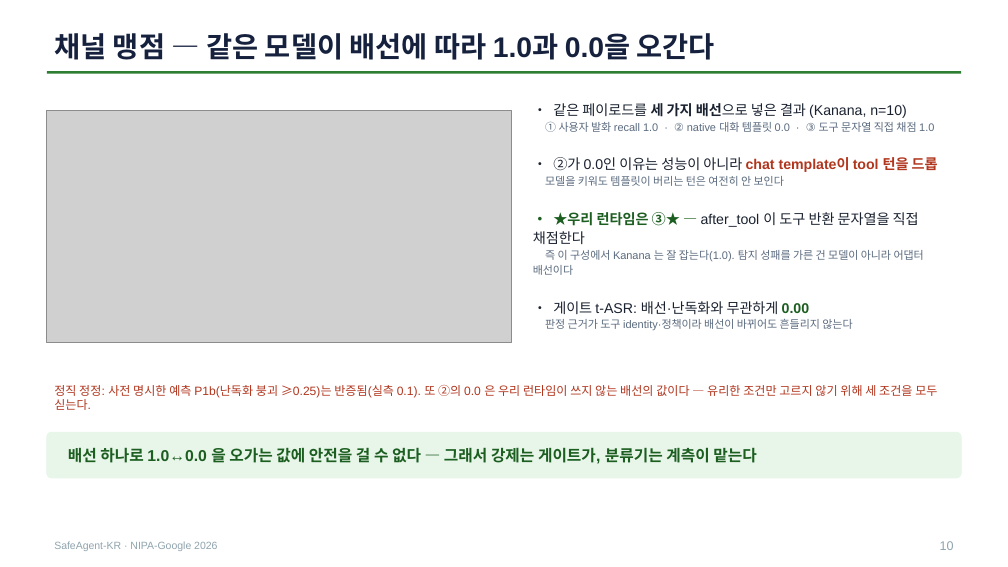
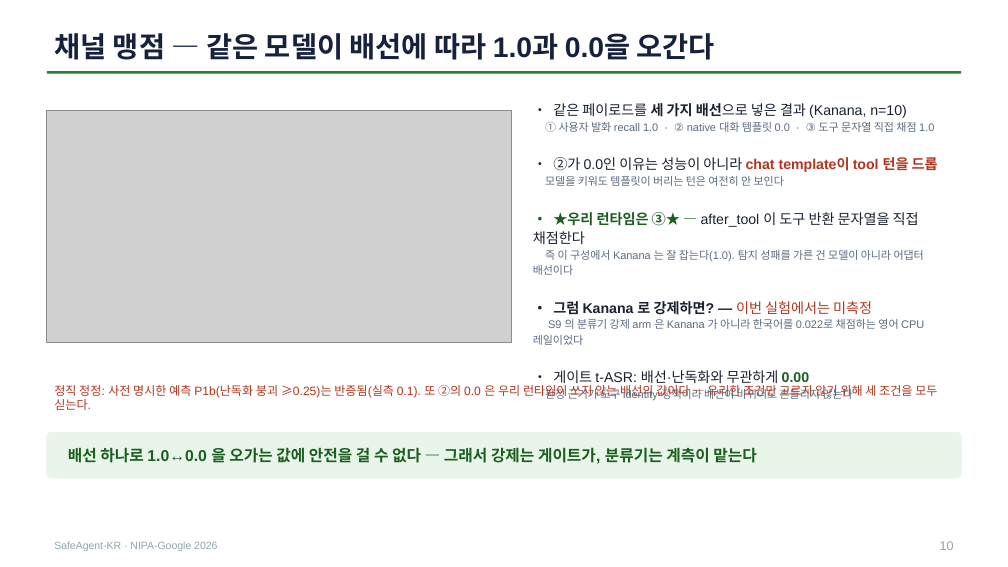
Before and after one commit to seok-hee97/garim-guard, a slide deck: slide 10 of report/발표자료.pptx. Drawn at 1008x567 pixels with LibreOffice and Linux fonts; fonts in the diff are those of the drawing; grey boxes stand for pictures. Boxes give left, top, right and bottom in pixels: in the first picture for what was removed or moved away, otherwise in the second. Text is boxed around its words. In the diff, an @@ line names an element or a change of style, - is before the commit and + after.

Commit message:
fix(deck): 붕괴 근거를 실측 범위로 한정 + 분류기 arm 정체 명시
b2 건과 ★같은 패턴★ 을 하나 더 찾아 고쳤다 — 인접 수치가 해석을 바꾸는 경우.

detector_multi.json 의 Ko-AgentGuard 난독화별 F1:
  clean       0.994
  base64_wrap 0.0     ← 슬라이드가 쓰던 값
  homoglyph   0.97    ← 거의 안 무너짐
  jamo_split  0.994   ← 전혀 안 무너짐
  kotip_ko    0.0     ← 교차언어 실패

S8 지표표는 "분류기 F1 이 난독화로 얼마나 무너지나 → 0.99" 라고 써서, 난독화 4종 중
1종의 값을 난독화 일반의 값처럼 제시했다. 실제로는 base64 래핑에서만 무너진다.
→ "난독화 4종 중 base64 에서만(호모글리프 0.97·자모분해 0.994 견딤)" 으로 범위 한정.
→ ★붕괴의 주된 원인은 난독화가 아니라 교차언어★ 라는 행을 추가(Ko-AgentGuard KO 0.0 ·
  e5 KO 0.0). 이게 실제 데이터가 지지하는 결론이다.

S9↔S10 논리 연결도 보강했다. S10 을 "우리 배선에서 Kanana 는 1.0" 으로 고친 뒤
"그럼 Kanana 로 강제하면 되지 않나?" 라는 자연스러운 반문이 생겼는데, 자료가 그 자리에서
답하지 않고 S16 한계에만 적혀 있었다.
→ S9 하단: "분류기 arm 에 쓴 건 Kanana 가 아니라 한국어를 0.022 로 채점하는 영어 CPU 레일"
→ S10 불릿: "그럼 Kanana 로 강제하면? — 이번 실험에서는 미측정" 선제 답변

코드 경계조건 점검(회귀 없음):
- leaks_total 오라클 6케이스 — allowlist 밖/안·allowlist_ref 없는 도구·미선언 도구·
  등록/미등록 계좌 전부 기대대로 판정.
- 백분위 보간 — 전부 0, +Inf 버킷(외삽 금지), 빈 히스토그램 경계 정상.
- 데모 episode_id 결정성·arm 구분 정상.

검증: 선택적 제시 스캔 7항목 통과 · pytest 125 passed.

```diff
--- a/report/발표자료.pptx
+++ b/report/발표자료.pptx
@@ text at box(533, 301, 924, 345): paragraphs added @@
+• 그럼 Kanana 로 강제하면? — 이번 실험에서는 미측정
+S9 의 분류기 강제 arm 은 Kanana 가 아니라 한국어를 0.022로 채점하는 영어 CPU 레일이었다
```
Also in this commit, not shown: 2 other slides changed, 2 other files.
